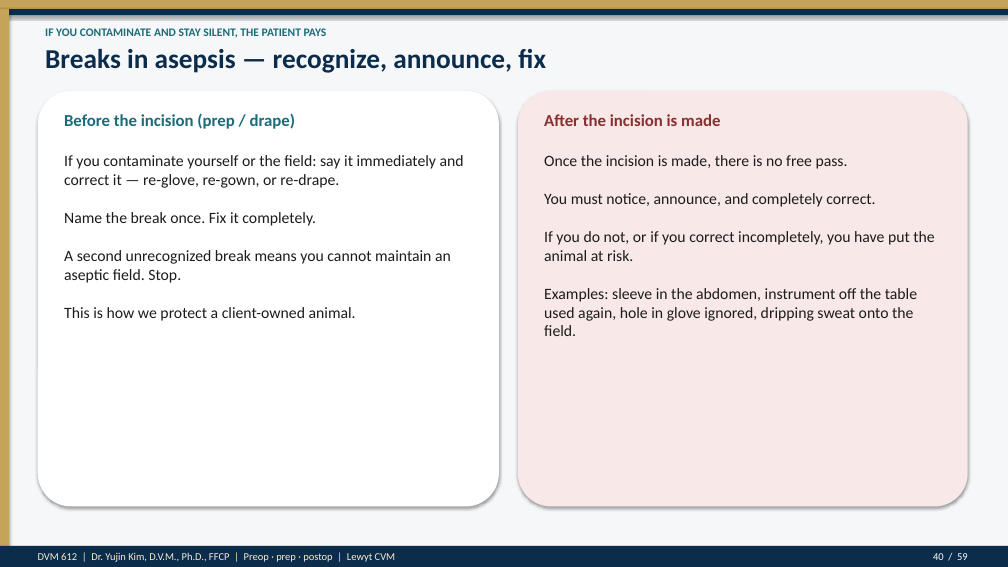
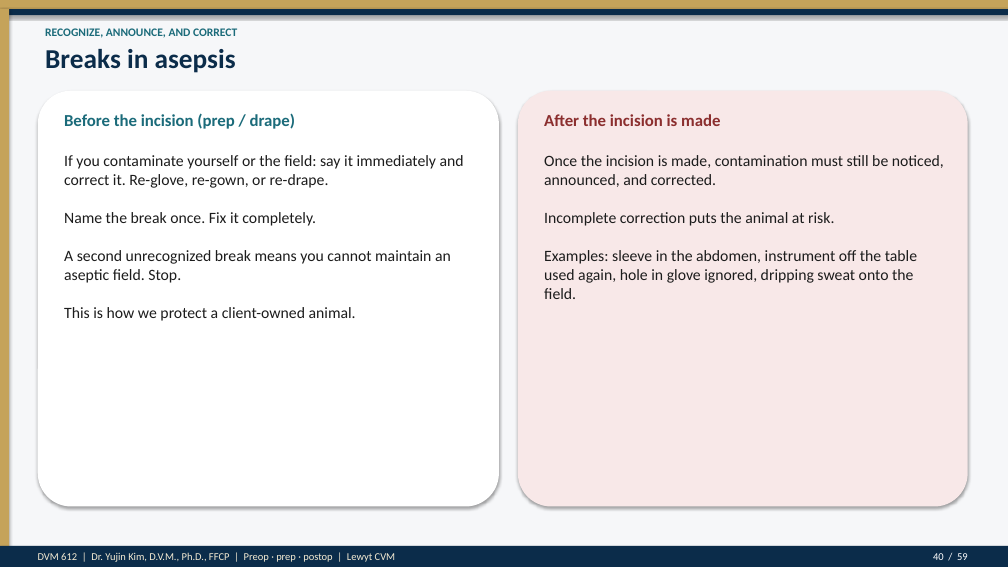
Before and after one commit to drkimvet/happycare, a slide deck: slide 40 of lectures/DVM-612_Week4_Preop_PatientPrep_Postop.pptx. Drawn at 1008x567 pixels with LibreOffice and Linux fonts; fonts in the diff are those of the drawing. Boxes give left, top, right and bottom in pixels: in the first picture for what was removed or moved away, otherwise in the second. Text is boxed around its words. In the diff, an @@ line names an element or a change of style, - is before the commit and + after.

```diff
--- a/lectures/DVM-612_Week4_Preop_PatientPrep_Postop.pptx
+++ b/lectures/DVM-612_Week4_Preop_PatientPrep_Postop.pptx
@@ text at (45, 28, 237, 38): text changed @@
-IF YOU CONTAMINATE AND STAY SILENT, THE PATIENT PAYS
+RECOGNIZE, ANNOUNCE, AND CORRECT
@@ text at (45, 49, 236, 73): text changed @@
-Breaks in asepsis — recognize, announce, fix
+Breaks in asepsis
@@ text at (64, 155, 464, 321): text changed @@
-If you contaminate yourself or the field: say it immediately and correct it — re-glove, re-gown, or re-drape.
-Name the break once. Fix it completely.
-A second unrecognized break means you cannot maintain an aseptic field. Stop.
-This is how we protect a client-owned animal.
+If you contaminate yourself or the field: say it immediately and correct it. Re-glove, re-gown, or re-drape.
+Name the break once. Fix it completely.
+A second unrecognized break means you cannot maintain an aseptic field. Stop.
+This is how we protect a client-owned animal.
@@ text at (544, 155, 944, 299): text changed @@
-Once the incision is made, there is no free pass.
-You must notice, announce, and completely correct.
-If you do not, or if you correct incompletely, you have put the animal at risk.
-Examples: sleeve in the abdomen, instrument off the table used again, hole in glove ignored, dripping sweat onto the field.
+Once the incision is made, contamination must still be noticed, announced, and corrected.
+Incomplete correction puts the animal at risk.
+Examples: sleeve in the abdomen, instrument off the table used again, hole in glove ignored, dripping sweat onto the field.
```
Also in this commit, not shown: 54 other slides changed, 8 other files.
